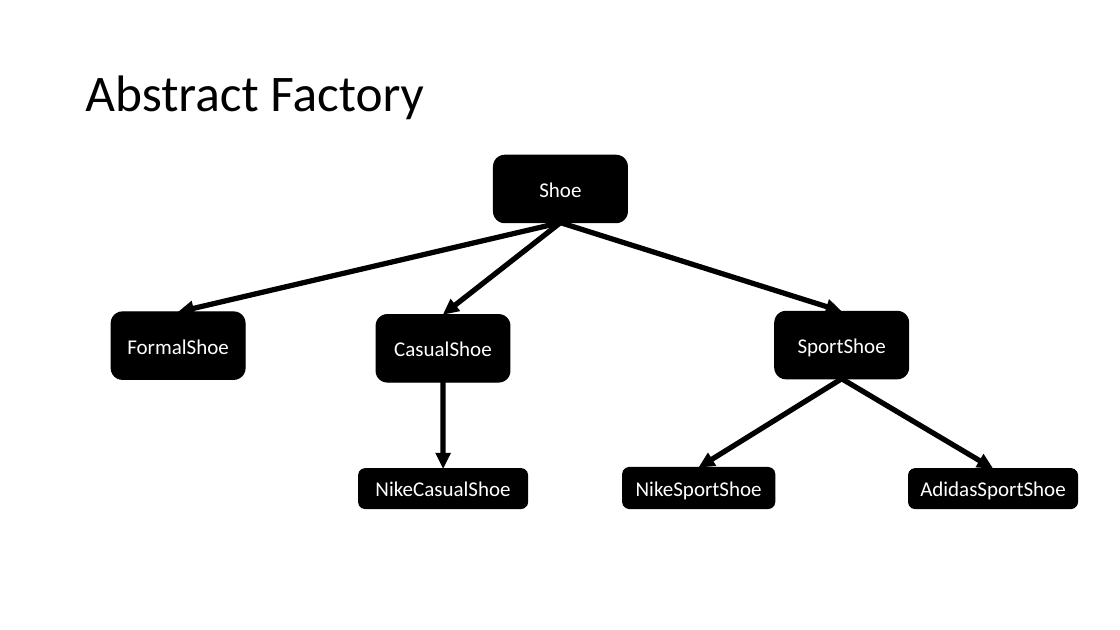
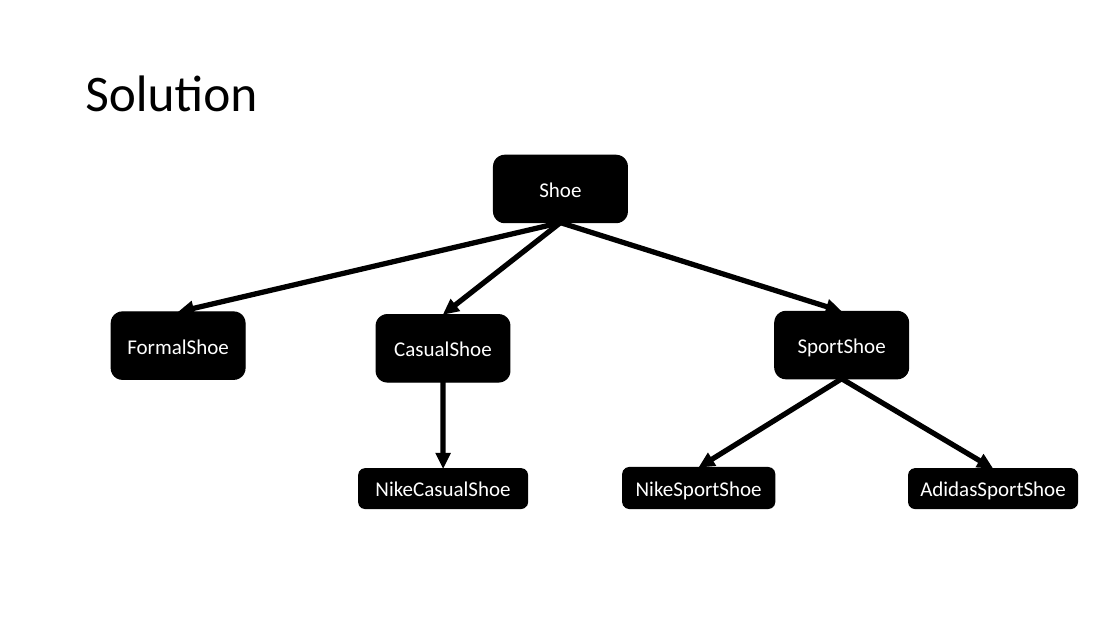
Before and after one commit to ynaman1000/DesignPatterns, a slide deck: slide 8 of Design Patterns.pptx (slide 7 before the commit). Drawn at 1120x630 pixels with LibreOffice and Linux fonts; fonts in the diff are those of the drawing. Boxes give left, top, right and bottom in pixels: in the first picture for what was removed or moved away, otherwise in the second. Text is boxed around its words. In the diff, an @@ line names an element or a change of style, - is before the commit and + after.

```diff
--- a/Design Patterns.pptx
+++ b/Design Patterns.pptx
@@ title at (85, 75, 257, 112): text changed @@
-Abstract Factory
+Solution
```
Also in this commit, not shown: 2 other slides changed, 1 slide added, 5 other files.
